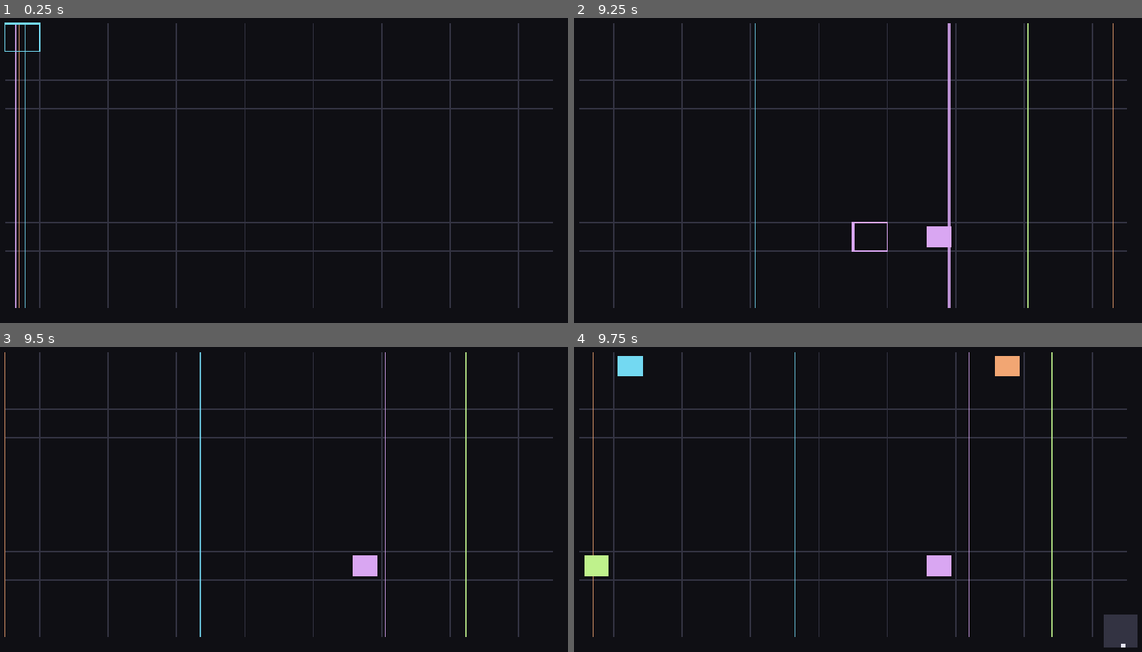
Above: before the commit, frames 1-4 (two rows, left to right).
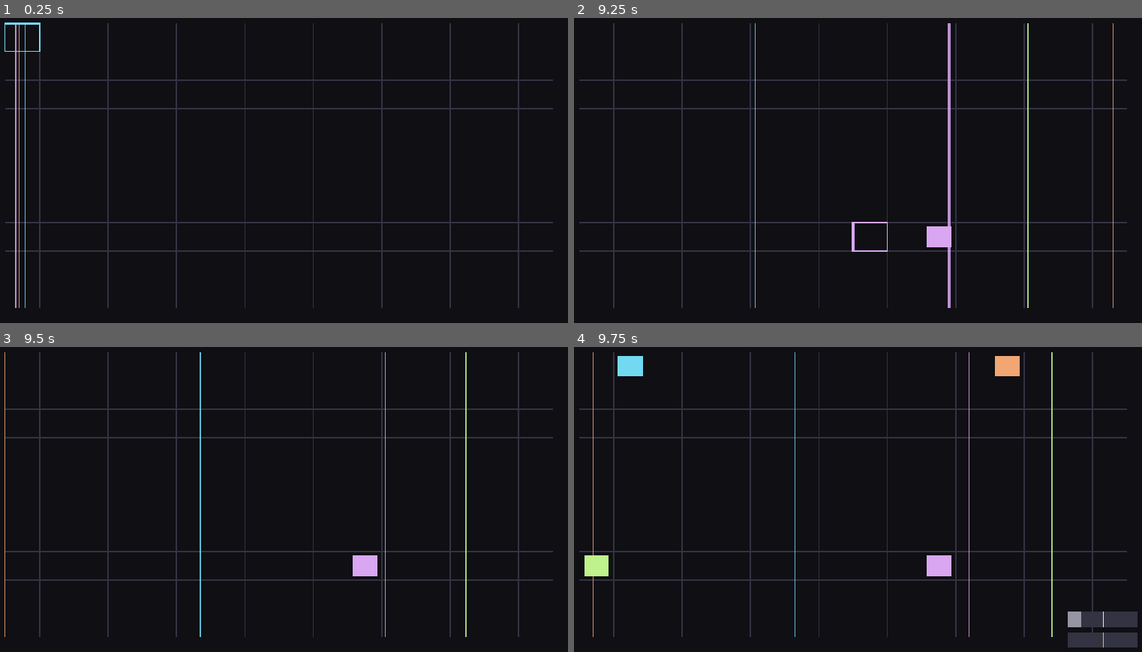
Above: after the commit, the same moments.

Repository: maximorales36-png/Sono-Arcumai
Game: Godot game, scene res://scenes/main.tscn
The game is run twice, just before and just after one commit, with the same random seed, the same clock (stepped at 60 frames per second) and the same inputs.
Inputs:
- Up to frame 1 (0.25 s): no input
- Up to frame 2 (9.25 s): tap Enter at 0.5 s; hold D (move_right) 0.53-1.28 s; tap H (btn1) at 0.6, 5.85 s; tap Space at 0.77, 1.52, 3.02, 3.77, 4.52, 6.02, 6.77, 7.52, 8, 9.02 s; hold S (move_down) 1.28-2.03 s; tap J (btn2) at 1.35, 6.6 s; hold D (move_right) 2.03-2.78 s; tap K (btn3) at 2.1, 7.35 s; hold W (move_up) 2.78-3.53 s; tap L (btn4) at 2.85, 8.1 s; hold A (move_left) 3.53-5.03 s; tap Ctrl at 3.6, 8.85 s; tap Alt at 4.35 s; hold S (move_down) 5.03-5.78 s; tap Shift at 5.1 s; hold D (move_right) 5.78-6.53 s; hold W (move_up) 6.53-7.28 s; hold D (move_right) 7.28-8.03 s; hold S (move_down) 8.03-8.78 s; hold A (move_left) from 8.78 s (still down)
- Up to frame 3 (9.5 s): keep holding A (move_left)
- Up to frame 4 (9.75 s): release A (move_left) at 9.53 s; hold W (move_up) from 9.53 s (still down); tap Alt at 9.6 s

Frames 1-3 are identical in both runs. In frame 4, 0.8% of the frame differs, in the area x 86-100%, y 86-99%.

Commit message:
S-FX fase 1: efectos en vivo con wet y speed en la vista general

Diff:
--- a/scripts/config.gd
+++ b/scripts/config.gd
@@ -202,50 +202,43 @@
 # Intentos para encontrar un nombre de pieza que no exista ya en la carpeta.
 const SAVE_NAME_ATTEMPTS := 20
 
-# --- Efectos globales de la vista de todas las capas (S5b) ---
-
-# Bus común: las cuatro capas pasan por acá antes de Master. El delay y el tremolo viven acá,
-# así afectan a todo y quedan grabados en el WAV.
+# --- Efectos globales de la vista general (S-FX) ---
+
+# Bus común: las cuatro capas pasan por acá antes de Master. El delay y el trémolo viven acá,
+# así afectan a todo y el WAV los graba.
 const FX_BUS_NAME := "fx"
 const MASTER_BUS_NAME := "Master"
 
-# Delay: wet fijo en 40 % mientras está encendido. Al apagarse, el dry vuelve a 1.0
-# para que el instrumento no quede más bajo.
-const DELAY_WET := 0.4
-
-const DELAY_TIME_MIN_SECONDS := 0.08
-const DELAY_TIME_MAX_SECONDS := 0.8
-const DELAY_TIME_DEFAULT_SECONDS := 0.3
-# El tiempo se mueve en proporción, como el cutoff.
-const DELAY_TIME_STEP_RATIO := 1.15
-
-const DELAY_FEEDBACK_DEFAULT := 0.2
-const DELAY_FEEDBACK_STEP := 0.05
-const DELAY_FEEDBACK_MAX := 0.75
-# Los ecos se van oscureciendo.
+# Cada efecto tiene wet (0 a 1, reposo 0) y speed (-1 lento, 0 centro, +1 rápido, reposo 0).
+# Con la dirección vertical mantenida el wet sube en este tiempo; al soltarla, todo vuelve al reposo.
+const FX_WET_RISE_SECONDS := 3.0
+const FX_SPEED_TO_EXTREME_SECONDS := 2.0
+const FX_REST_SECONDS := 3.0
+# Salto inicial del wet al empezar a mantener, para que el efecto se oiga enseguida.
+const FX_WET_START_JUMP := 0.15
+
+# Delay: el tiempo se interpola en forma geométrica entre los tres puntos.
+const DELAY_TIME_SLOW_MS := 900.0
+const DELAY_TIME_CENTER_MS := 400.0
+const DELAY_TIME_FAST_MS := 120.0
+# Feedback fijo, como porcentaje de la señal que vuelve.
+const DELAY_FEEDBACK := 0.4
 const DELAY_FEEDBACK_LOWPASS_HZ := 4000.0
 
-# Tremolo: LFO de amplitud sobre el bus común. La velocidad es fija.
-const TREMOLO_RATE_HZ := 4.0
-const TREMOLO_DEPTH_DEFAULT := 0.2
-const TREMOLO_DEPTH_STEP := 0.05
-const TREMOLO_DEPTH_MAX := 0.8
-
-# Qué efecto global pide el joystick ahora mismo (State.fx_mode).
-const GLOBAL_FX_NONE := 0
-const GLOBAL_FX_DELAY := 1
-const GLOBAL_FX_TREMOLO := 2
-
-# Al soltar el joystick los efectos se desvanecen; al agarrarlo, entran rápido.
-const GLOBAL_FX_FADE_OUT_SECONDS := 1.5
-const GLOBAL_FX_FADE_IN_SECONDS := 0.2
+# Trémolo: velocidad del LFO en Hz, también geométrica. El wet es la profundidad.
+const TREMOLO_RATE_SLOW_HZ := 0.5
+const TREMOLO_RATE_CENTER_HZ := 3.0
+const TREMOLO_RATE_FAST_HZ := 12.0
 
 # Ganancia lineal que se usa como silencio al pasar niveles a dB.
 const SILENT_GAIN := 0.0001
 
-# Colores del indicador de los efectos globales (no son los de ninguna capa).
-const GLOBAL_FX_DELAY_COLOR := Color(0.90, 0.90, 0.95)
-const GLOBAL_FX_TREMOLO_COLOR := Color(0.95, 0.70, 0.30)
-
-# El tremolo no tiene control horizontal: el punto va centrado.
-const GLOBAL_FX_TREMOLO_PAD_HORIZONTAL := 0.5
+# Indicadores de la vista general: un panel por efecto, con barra de wet y marcador de speed.
+const FX_PANEL_WIDTH := 150.0
+const FX_PANEL_HEIGHT := 34.0
+const FX_PANEL_GAP := 10.0
+const FX_PANEL_MARGIN := 32.0
+const FX_SPEED_MARKER_WIDTH := 3.0
+const FX_WET_BAR_ALPHA := 0.55
+const FX_DELAY_COLOR := Color(0.90, 0.90, 0.95)
+const FX_TREMOLO_COLOR := Color(0.95, 0.70, 0.30)
--- a/scripts/controller.gd
+++ b/scripts/controller.gd
@@ -1,7 +1,7 @@
 # Lee las acciones del InputMap, mueve el cursor (con repetición al mantener), asienta o borra notas,
 # cambia de capa y, con B3 o B4 apretados, mueve el timbre o la envolvente de la capa activa. En la
-# vista de todas las capas el joystick maneja los efectos globales.
-# Depende de config.gd y de state.gd: main.gd le asigna el State antes de agregarlo.
+# vista general (todas las capas) el joystick maneja los efectos globales a través de FxDrive.
+# Depende de config.gd, state.gd y fx_drive.gd: main.gd le asigna el State y el FxDrive antes de agregarlo.
 class_name Controller
 extends Node
 
@@ -12,6 +12,7 @@
 signal inactivity_reset
 
 var state: State
+var fx_drive: FxDrive
 
 # Próximo instante (ms) en que cada dirección vuelve a repetir.
 var _repeat_at_msec: Dictionary[StringName, int] = {}
@@ -27,6 +28,7 @@
 
 func _ready() -> void:
 	assert(state != null, "[controller] falta el State: main.gd tiene que asignarlo antes de agregar el nodo")
+	assert(fx_drive != null, "[controller] falta el FxDrive: main.gd tiene que asignarlo antes de agregar el nodo")
 	_last_input_msec = Time.get_ticks_msec()
 
 
@@ -34,7 +36,7 @@
 	_last_input_msec = Time.get_ticks_msec()
 
 
-func _process(_delta: float) -> void:
+func _process(delta: float) -> void:
 	var now_msec := Time.get_ticks_msec()
 	if Input.is_anything_pressed():
 		_last_input_msec = now_msec
@@ -42,19 +44,26 @@
 
 	# Los combos mandan sobre el resto: mientras uno está en curso, nada más responde.
 	if _update_combos(now_msec):
+		fx_drive.update(false, false, false, false, delta)
 		return
 
 	_update_plane()
 
-	# En la vista de todas las capas el joystick maneja los efectos globales y B2 sale.
+	# Vista general: el joystick maneja los efectos globales, B1 y B3/B4 no hacen nada y B2 sale.
 	if state.show_all_layers:
-		_handle_global_fx(now_msec)
+		fx_drive.update(
+			Input.is_action_pressed(Config.ACTION_MOVE_UP),
+			Input.is_action_pressed(Config.ACTION_MOVE_DOWN),
+			Input.is_action_pressed(Config.ACTION_MOVE_LEFT),
+			Input.is_action_pressed(Config.ACTION_MOVE_RIGHT),
+			delta
+		)
 		if Input.is_action_just_pressed(Config.ACTION_BTN2):
 			_select_next_layer()
 		return
 
-	# Fuera de esa vista no hay efectos globales: el State pide que se apaguen.
-	state.fx_mode = Config.GLOBAL_FX_NONE
+	# Fuera de la vista general no hay efectos en vivo: lo que suene, vuelve al reposo.
+	fx_drive.update(false, false, false, false, delta)
 
 	# Con B3 o B4 apretados, el joystick mueve parámetros y el cursor no se mueve.
 	if state.active_plane == Config.PARAMETER_PLANE_TIMBRE:
@@ -74,45 +83,6 @@
 
 	if Input.is_action_just_pressed(Config.ACTION_BTN2):
 		_select_next_layer()
-
-
-# Vista de todas las capas: arriba enciende el delay y le suma feedback en cada repetición;
-# abajo enciende el tremolo y le suma profundidad. Izquierda/derecha, solo con arriba apretado,
-# alargan o acortan el tiempo del delay.
-func _handle_global_fx(now_msec: int) -> void:
-	if Input.is_action_pressed(Config.ACTION_MOVE_UP):
-		state.fx_mode = Config.GLOBAL_FX_DELAY
-		if _repeat_now(Config.ACTION_MOVE_UP, now_msec):
-			state.delay_feedback = clampf(
-				state.delay_feedback + Config.DELAY_FEEDBACK_STEP,
-				Config.DELAY_FEEDBACK_DEFAULT,
-				Config.DELAY_FEEDBACK_MAX
-			)
-		if _repeat_now(Config.ACTION_MOVE_LEFT, now_msec):
-			state.delay_time_seconds = clampf(
-				state.delay_time_seconds * Config.DELAY_TIME_STEP_RATIO,
-				Config.DELAY_TIME_MIN_SECONDS,
-				Config.DELAY_TIME_MAX_SECONDS
-			)
-		if _repeat_now(Config.ACTION_MOVE_RIGHT, now_msec):
-			state.delay_time_seconds = clampf(
-				state.delay_time_seconds / Config.DELAY_TIME_STEP_RATIO,
-				Config.DELAY_TIME_MIN_SECONDS,
-				Config.DELAY_TIME_MAX_SECONDS
-			)
-		return
-
-	if Input.is_action_pressed(Config.ACTION_MOVE_DOWN):
-		state.fx_mode = Config.GLOBAL_FX_TREMOLO
-		if _repeat_now(Config.ACTION_MOVE_DOWN, now_msec):
-			state.tremolo_depth_setting = clampf(
-				state.tremolo_depth_setting + Config.TREMOLO_DEPTH_STEP,
-				Config.TREMOLO_DEPTH_DEFAULT,
-				Config.TREMOLO_DEPTH_MAX
-			)
-		return
-
-	state.fx_mode = Config.GLOBAL_FX_NONE
 
 
 func _update_plane() -> void:
--- /dev/null
+++ b/scripts/fx_drive.gd
@@ -0,0 +1,44 @@
+# Convierte las direcciones de un joystick en los valores de un par de efectos globales:
+# el wet sube mientras se mantiene la dirección vertical y el speed se mueve con la horizontal;
+# al soltar, los dos vuelven al reposo. No toca audio ni nodos: solo datos.
+# Depende de config.gd y de state.gd. La fase 2 va a usar una segunda instancia para el gesto grabado.
+class_name FxDrive
+extends RefCounted
+
+var fx: State.FxSet
+
+# Si cada efecto estaba mantenido en el frame anterior: sirve para el salto inicial del wet.
+var _delay_was_held: bool = false
+var _tremolo_was_held: bool = false
+
+
+# Arriba/abajo encienden cada efecto; izquierda/derecha mueven su speed si están mantenidos.
+# El delta es el tiempo real de este frame.
+func update(up: bool, down: bool, left: bool, right: bool, delta: float) -> void:
+	assert(fx != null, "[fx_drive] falta el FxSet: main.gd tiene que asignarlo antes de usarlo")
+	var horizontal := 0
+	if left and not right:
+		horizontal = -1
+	elif right and not left:
+		horizontal = 1
+
+	_delay_was_held = _step(fx.delay, up, horizontal, _delay_was_held, delta)
+	_tremolo_was_held = _step(fx.tremolo, down, horizontal, _tremolo_was_held, delta)
+
+
+# Devuelve si el efecto quedó mantenido, para detectar el comienzo en el frame siguiente.
+func _step(unit: State.FxUnit, held: bool, horizontal: int, was_held: bool, delta: float) -> bool:
+	if held:
+		if not was_held:
+			unit.wet = maxf(unit.wet, Config.FX_WET_START_JUMP)
+		unit.wet = minf(unit.wet + delta / Config.FX_WET_RISE_SECONDS, 1.0)
+		# Sin horizontal, el speed se queda donde está.
+		if horizontal != 0:
+			unit.speed = clampf(
+				unit.speed + float(horizontal) * delta / Config.FX_SPEED_TO_EXTREME_SECONDS, -1.0, 1.0
+			)
+		return true
+
+	unit.wet = maxf(unit.wet - delta / Config.FX_REST_SECONDS, 0.0)
+	unit.speed = move_toward(unit.speed, 0.0, delta / Config.FX_REST_SECONDS)
+	return false
--- a/scripts/global_fx.gd
+++ b/scripts/global_fx.gd
@@ -1,8 +1,8 @@
-# Efectos que afectan a las cuatro capas juntas: un delay con feedback y un tremolo.
-# Crea el bus común "fx", hace que las capas pasen por él antes de Master y aplica
-# lo que pide el State cada frame (incluidos los desvanecidos).
-# Depende de config.gd y de state.gd; main.gd le asigna el State y lo agrega
-# después del voice_pool, porque los buses de capa ya tienen que existir.
+# Efectos que afectan a las cuatro capas juntas: un delay y un trémolo sobre un bus común.
+# Crea el bus "fx", manda ahí los buses de capa y lleva al audio el wet y el speed de State.live_fx
+# (tiempo del delay y velocidad del trémolo). La lógica de gestos vive en fx_drive.gd.
+# Depende de config.gd y de state.gd; main.gd le asigna el State y lo agrega después del voice_pool,
+# porque los buses de capa ya tienen que existir.
 class_name GlobalFx
 extends Node
 
@@ -11,6 +11,8 @@
 var _fx_index: int
 var _delay: AudioEffectDelay
 var _amplify: AudioEffectAmplify
+# Fase del LFO del trémolo. Se acumula para que no salte cuando cambia la velocidad.
+var _lfo_phase: float = 0.0
 
 
 func _ready() -> void:
@@ -47,46 +49,45 @@
 	_delay.tap2_active = false
 	_delay.feedback_active = true
 	_delay.feedback_lowpass = Config.DELAY_FEEDBACK_LOWPASS_HZ
+	_delay.feedback_level_db = linear_to_db(Config.DELAY_FEEDBACK)
 	AudioServer.add_bus_effect(_fx_index, _delay)
 
 	_amplify = AudioEffectAmplify.new()
 	AudioServer.add_bus_effect(_fx_index, _amplify)
 
-	_apply()
+	_apply(0.0)
 
 
 func _process(delta: float) -> void:
-	_fade(delta)
-	_apply()
+	_apply(delta)
 
 
-# Cada efecto entra rápido y se va lento, por separado.
-func _fade(delta: float) -> void:
-	var target_wet := Config.DELAY_WET if state.fx_mode == Config.GLOBAL_FX_DELAY else 0.0
-	var target_depth := (
-		state.tremolo_depth_setting if state.fx_mode == Config.GLOBAL_FX_TREMOLO else 0.0
+func _apply(delta: float) -> void:
+	var delay: State.FxUnit = state.live_fx.delay
+	var tremolo: State.FxUnit = state.live_fx.tremolo
+
+	# Delay: wet 0 deja pasar la señal seca; wet 1 la reemplaza por los ecos.
+	_delay.dry = 1.0 - delay.wet
+	_delay.tap1_delay_ms = _geometric(
+		Config.DELAY_TIME_SLOW_MS, Config.DELAY_TIME_CENTER_MS, Config.DELAY_TIME_FAST_MS, delay.speed
 	)
-	state.delay_wet = move_toward(
-		state.delay_wet, target_wet, delta / _fade_seconds(state.delay_wet, target_wet)
+	_delay.tap1_level_db = linear_to_db(maxf(delay.wet, Config.SILENT_GAIN))
+	_delay.feedback_delay_ms = _delay.tap1_delay_ms
+
+	# Trémolo: wet es la profundidad (0 = sin cambio, 1 = corta del todo).
+	var rate_hz := _geometric(
+		Config.TREMOLO_RATE_SLOW_HZ,
+		Config.TREMOLO_RATE_CENTER_HZ,
+		Config.TREMOLO_RATE_FAST_HZ,
+		tremolo.speed
 	)
-	state.tremolo_depth = move_toward(
-		state.tremolo_depth, target_depth, delta / _fade_seconds(state.tremolo_depth, target_depth)
-	)
+	_lfo_phase = fmod(_lfo_phase + delta * rate_hz, 1.0)
+	var gain := 1.0 - tremolo.wet * (0.5 - 0.5 * cos(TAU * _lfo_phase))
+	_amplify.volume_db = linear_to_db(maxf(gain, Config.SILENT_GAIN))
 
 
-func _fade_seconds(current: float, target: float) -> float:
-	return Config.GLOBAL_FX_FADE_OUT_SECONDS if target < current else Config.GLOBAL_FX_FADE_IN_SECONDS
-
-
-# Lleva el State a los efectos del bus. El delay se apaga bajando el wet y subiendo el dry.
-func _apply() -> void:
-	_delay.dry = 1.0 - state.delay_wet
-	_delay.tap1_delay_ms = state.delay_time_seconds * 1000.0
-	_delay.tap1_level_db = linear_to_db(maxf(state.delay_wet, Config.SILENT_GAIN))
-	_delay.feedback_delay_ms = _delay.tap1_delay_ms
-	_delay.feedback_level_db = linear_to_db(maxf(state.delay_feedback, Config.SILENT_GAIN))
-
-	# Tremolo: LFO libre, para que no dependa de cuándo se encendió.
-	var phase := fmod(float(Time.get_ticks_usec()) / 1_000_000.0 * Config.TREMOLO_RATE_HZ, 1.0)
-	var gain := 1.0 - state.tremolo_depth * (0.5 - 0.5 * cos(TAU * phase))
-	_amplify.volume_db = linear_to_db(gain)
+# Tres puntos en escala geométrica: -1 → lento, 0 → centro, +1 → rápido.
+func _geometric(slow: float, center: float, fast: float, speed: float) -> float:
+	if speed < 0.0:
+		return center * pow(slow / center, -speed)
+	return center * pow(fast / center, speed)
--- a/scripts/main.gd
+++ b/scripts/main.gd
@@ -4,6 +4,7 @@
 extends Node2D
 
 var _state: State
+var _fx_drive: FxDrive
 var _sequencer: Sequencer
 var _voice_pool: VoicePool
 var _global_fx: GlobalFx
@@ -23,6 +24,10 @@
 
 	_state = State.new()
 
+	# Lógica de los efectos en vivo. En la fase 2 va a haber una segunda instancia, para el gesto grabado.
+	_fx_drive = FxDrive.new()
+	_fx_drive.fx = _state.live_fx
+
 	_sequencer = Sequencer.new()
 	add_child(_sequencer)
 
@@ -38,6 +43,7 @@
 
 	_controller = Controller.new()
 	_controller.state = _state
+	_controller.fx_drive = _fx_drive
 	add_child(_controller)
 	_controller.layer_changed.connect(_voice_pool.play_cursor_preview)
 	# Primero el bus, después la nota: la vista previa suena ya con el parámetro nuevo.
--- a/scripts/state.gd
+++ b/scripts/state.gd
@@ -16,14 +16,8 @@
 var saved_piece_name: String = ""
 var save_message_until_msec: int = 0
 
-# Efectos globales de la vista de todas las capas (S5b). `fx_mode` es lo que pide el joystick;
-# `delay_wet` y `tremolo_depth` son los valores que están sonando y se desvanecen solos.
-var fx_mode: int = Config.GLOBAL_FX_NONE
-var delay_time_seconds: float = Config.DELAY_TIME_DEFAULT_SECONDS
-var delay_feedback: float = Config.DELAY_FEEDBACK_DEFAULT
-var delay_wet: float = 0.0
-var tremolo_depth_setting: float = Config.TREMOLO_DEPTH_DEFAULT
-var tremolo_depth: float = 0.0
+# Efectos globales de la vista general (S-FX): estado del joystick en vivo.
+var live_fx: FxSet = FxSet.new()
 
 
 class Layer:
@@ -46,6 +40,30 @@
 		decay_seconds = Config.DECAY_DEFAULT_SECONDS
 
 
+# Un efecto global: wet (0 a 1) y speed (-1 lento, 0 centro, +1 rápido).
+class FxUnit:
+	extends RefCounted
+
+	var wet: float = 0.0
+	var speed: float = 0.0
+
+	func reset() -> void:
+		wet = 0.0
+		speed = 0.0
+
+
+# Los dos efectos globales juntos. En la fase 2 va a haber un set en vivo y otro grabado.
+class FxSet:
+	extends RefCounted
+
+	var delay: FxUnit = FxUnit.new()
+	var tremolo: FxUnit = FxUnit.new()
+
+	func reset() -> void:
+		delay.reset()
+		tremolo.reset()
+
+
 func _init() -> void:
 	for _layer_index: int in Config.LAYER_COUNT:
 		layers.append(Layer.new())
@@ -62,12 +80,7 @@
 	cursor_row = 0
 	saved_piece_name = ""
 	save_message_until_msec = 0
-	fx_mode = Config.GLOBAL_FX_NONE
-	delay_time_seconds = Config.DELAY_TIME_DEFAULT_SECONDS
-	delay_feedback = Config.DELAY_FEEDBACK_DEFAULT
-	delay_wet = 0.0
-	tremolo_depth_setting = Config.TREMOLO_DEPTH_DEFAULT
-	tremolo_depth = 0.0
+	live_fx.reset()
 
 
 func get_active_layer() -> Layer:
--- a/scripts/view.gd
+++ b/scripts/view.gd
@@ -32,7 +32,7 @@
 	_draw_notes(grid_rect, cell_size)
 	_draw_cursor(grid_rect, cell_size)
 	_draw_parameter_pad()
-	_draw_global_fx_pad()
+	_draw_fx_panels()
 	_draw_save_message()
 
 
@@ -165,25 +165,50 @@
 	_draw_pad(horizontal, vertical, Config.LAYER_COLORS[state.active_layer_index])
 
 
-# Vista de todas las capas: el mismo cuadrado muestra el efecto global mientras se escucha.
-# Delay: X = tiempo, Y = feedback. Tremolo: Y = profundidad.
-func _draw_global_fx_pad() -> void:
+# Vista general: dos paneles abajo a la derecha, delay arriba y trémolo abajo.
+# Solo leen el estado en vivo: no hay efectos por capa.
+func _draw_fx_panels() -> void:
 	if not state.show_all_layers:
 		return
-	if state.delay_wet > 0.0:
-		_draw_pad(
-			_log_ratio(
-				state.delay_time_seconds, Config.DELAY_TIME_MIN_SECONDS, Config.DELAY_TIME_MAX_SECONDS
-			),
-			_ratio(state.delay_feedback, Config.DELAY_FEEDBACK_DEFAULT, Config.DELAY_FEEDBACK_MAX),
-			Config.GLOBAL_FX_DELAY_COLOR
-		)
-	elif state.tremolo_depth > 0.0:
-		_draw_pad(
-			Config.GLOBAL_FX_TREMOLO_PAD_HORIZONTAL,
-			_ratio(state.tremolo_depth, 0.0, Config.TREMOLO_DEPTH_MAX),
-			Config.GLOBAL_FX_TREMOLO_COLOR
-		)
+	_draw_fx_panel(_fx_panel_rect(1), state.live_fx.delay, Config.FX_DELAY_COLOR)
+	_draw_fx_panel(_fx_panel_rect(0), state.live_fx.tremolo, Config.FX_TREMOLO_COLOR)
+
+
+# Índice 0 = panel de abajo (trémolo), 1 = panel de arriba (delay).
+func _fx_panel_rect(index: int) -> Rect2:
+	var panel_size := Vector2(Config.FX_PANEL_WIDTH, Config.FX_PANEL_HEIGHT)
+	var view_size := get_viewport_rect().size
+	var panel_x := view_size.x - Config.FX_PANEL_MARGIN - panel_size.x
+	var panel_y := (
+		view_size.y
+		- Config.FX_PANEL_MARGIN
+		- panel_size.y * float(index + 1)
+		- Config.FX_PANEL_GAP * float(index)
+	)
+	return Rect2(Vector2(panel_x, panel_y), panel_size)
+
+
+# Barra de wet de izquierda a derecha y marcador de speed: izquierda = lento, centro = 0, derecha = rápido.
+func _draw_fx_panel(panel_rect: Rect2, unit: State.FxUnit, color: Color) -> void:
+	draw_rect(panel_rect, Config.PARAMETER_TRACK_COLOR)
+
+	var wet_color := color
+	wet_color.a *= Config.FX_WET_BAR_ALPHA
+	var wet_width := panel_rect.size.x * clampf(unit.wet, 0.0, 1.0)
+	draw_rect(Rect2(panel_rect.position, Vector2(wet_width, panel_rect.size.y)), wet_color)
+
+	var marker_half := Config.FX_SPEED_MARKER_WIDTH * 0.5
+	var marker_x := lerpf(
+		panel_rect.position.x + marker_half,
+		panel_rect.end.x - marker_half,
+		clampf((unit.speed + 1.0) * 0.5, 0.0, 1.0)
+	)
+	draw_line(
+		Vector2(marker_x, panel_rect.position.y),
+		Vector2(marker_x, panel_rect.end.y),
+		color,
+		Config.FX_SPEED_MARKER_WIDTH
+	)
 
 
 func _draw_pad(horizontal: float, vertical: float, dot_color: Color) -> void:
Not shown, added: scripts/fx_drive.gd.uid
